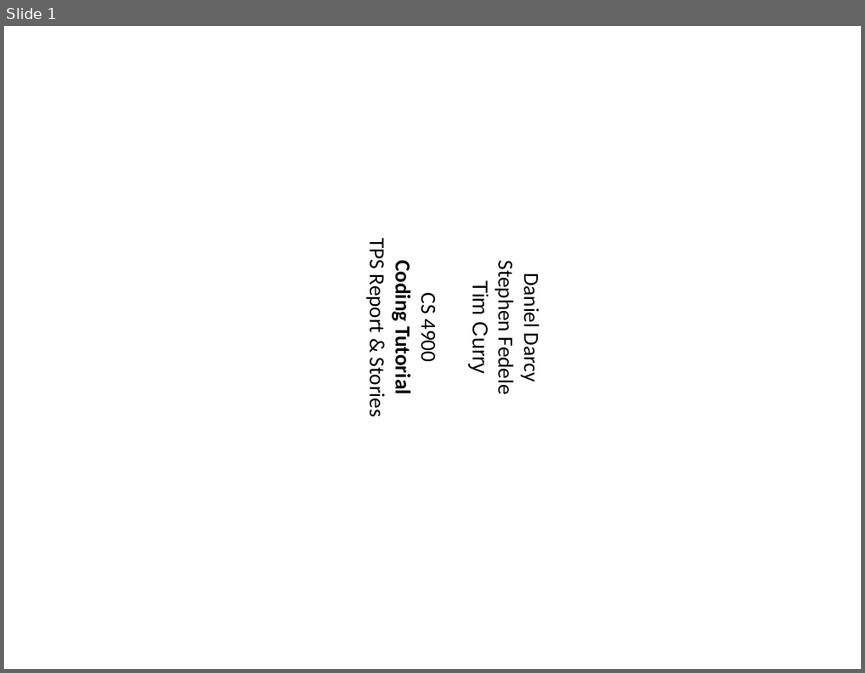
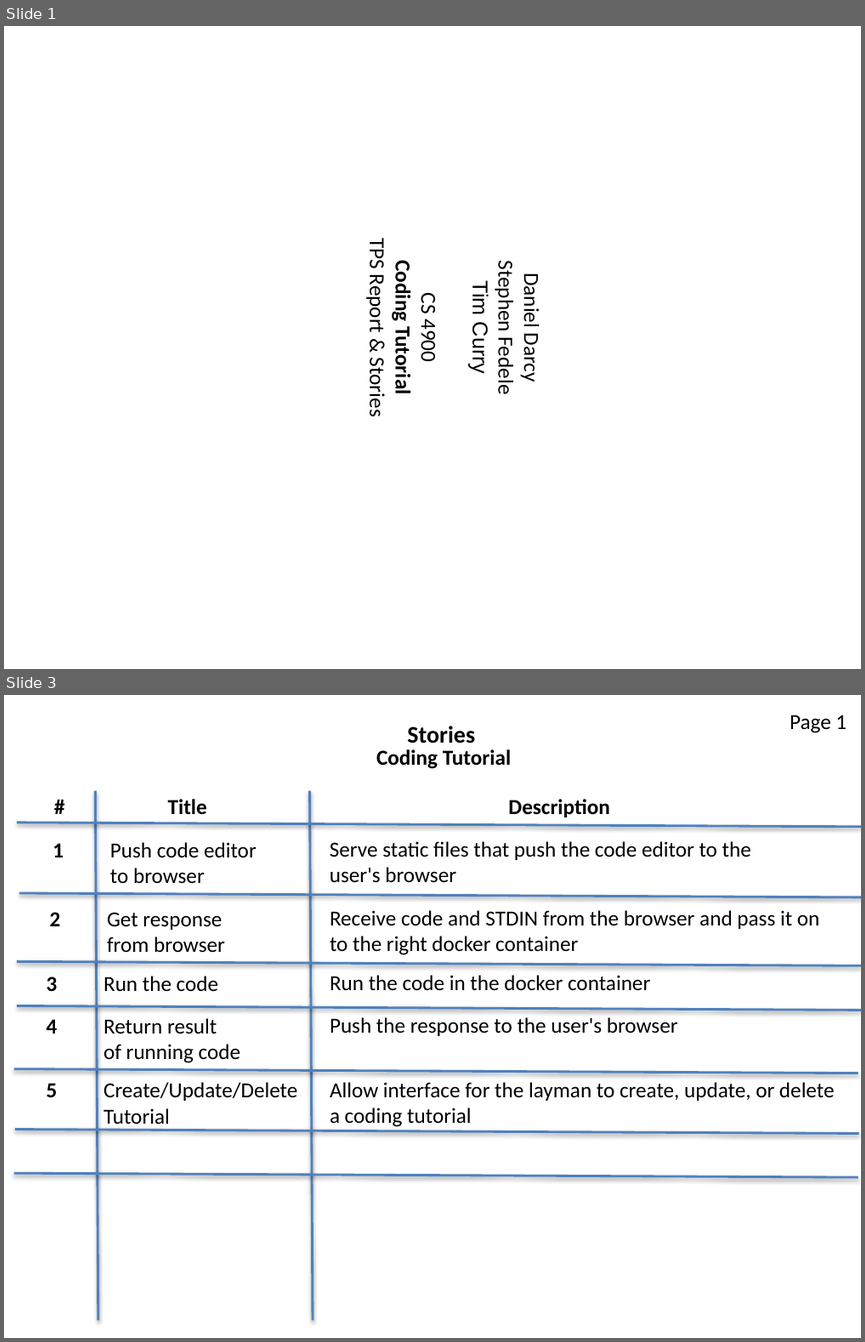
Before and after one commit to strangeprogrammer/CodeTutorials, a slide deck: Tps_Stories.pptx. Shown one above the other, each under a label of ours: slide 1 before the commit, slides 1 and 3 after it; the slides between them are not shown. The pictures are 865x673 and 865x1342 pixels, drawn with LibreOffice and Linux fonts; fonts in the diff are those of the drawing. Boxes give left, top, right and bottom in pixels: in the first picture for what was removed or moved away, otherwise in the second. Text is boxed around its words. In the diff, an @@ line names an element or a change of style, - is before the commit and + after.

Commit message:
Updated 'TPS' report and stories.

```diff
--- a/Tps_Stories.pptx
+++ b/Tps_Stories.pptx
@@ slide 3 added at [4,695,861,1338], background #FFFFFF @@
@@ text added at [789,715,846,733], 18 pt, text #000000 @@
+Page 1
@@ text added at [407,726,475,743], 20 pt, text #000000, bold @@
+Stories
@@ text added at [376,749,511,769], 18 pt, text #000000, bold @@
+Coding Tutorial
@@ text added at [46,789,74,823], 18 pt, text #000000, bold @@
+#
@@ line added from (96, 791) to (98, 1320), #4F81BD 2 pt @@
@@ line added from (310, 791) to (313, 1320), #4F81BD 2 pt @@
@@ text added at [168,799,207,815], 18 pt, text #000000, bold @@
+Title
@@ text added at [508,799,609,817], 18 pt, text #000000, bold @@
+Description
@@ line added from (17, 823) to (861, 827), #4F81BD 2 pt @@
@@ text added at [52,843,64,857], 18 pt, text #000000, bold @@
+1
@@ text added at [110,842,256,884], 18 pt, text #000000 @@
+Push code editor
+to browser
@@ text added at [330,841,751,883], 18 pt, text #000000 @@
+Serve static files that push the code editor to the
+user's browser
@@ line added from (19, 893) to (861, 897), #4F81BD 2 pt @@
@@ text added at [50,912,61,926], 18 pt, text #000000, bold @@
+2
@@ text added at [107,912,225,953], 18 pt, text #000000 @@
+Get response
+from browser
@@ text added at [330,910,820,955], 18 pt, text #000000 @@
+Receive code and STDIN from the browser and pass it on
+to the right docker container
@@ line added from (17, 961) to (861, 966), #4F81BD 2 pt @@
@@ text added at [330,975,650,990], 18 pt, text #000000 @@
+Run the code in the docker container
@@ text added at [46,976,58,991], 18 pt, text #000000, bold @@
+3
@@ text added at [103,975,218,991], 18 pt, text #000000 @@
+Run the code
@@ line added from (17, 1006) to (861, 1009), #4F81BD 2 pt @@
@@ text added at [46,1019,58,1033], 18 pt, text #000000, bold @@
+4
@@ text added at [103,1018,240,1063], 18 pt, text #000000 @@
+Return result
+of running code
@@ text added at [330,1017,678,1036], 18 pt, text #000000 @@
+Push the response to the user's browser
@@ line added from (14, 1068) to (858, 1073), #4F81BD 2 pt @@
@@ text added at [46,1083,58,1097], 18 pt, text #000000, bold @@
+5
@@ text added at [103,1082,297,1129], 18 pt, text #000000 @@
+Create/Update/Delete
+Tutorial
@@ text added at [330,1082,834,1127], 18 pt, text #000000 @@
+Allow interface for the layman to create, update, or delete
+a coding tutorial
@@ line added from (15, 1129) to (859, 1133), #4F81BD 2 pt @@
@@ line added from (14, 1173) to (858, 1178), #4F81BD 2 pt @@
```
Also in this commit, not shown: 1 slide changed, 1 slide removed.
